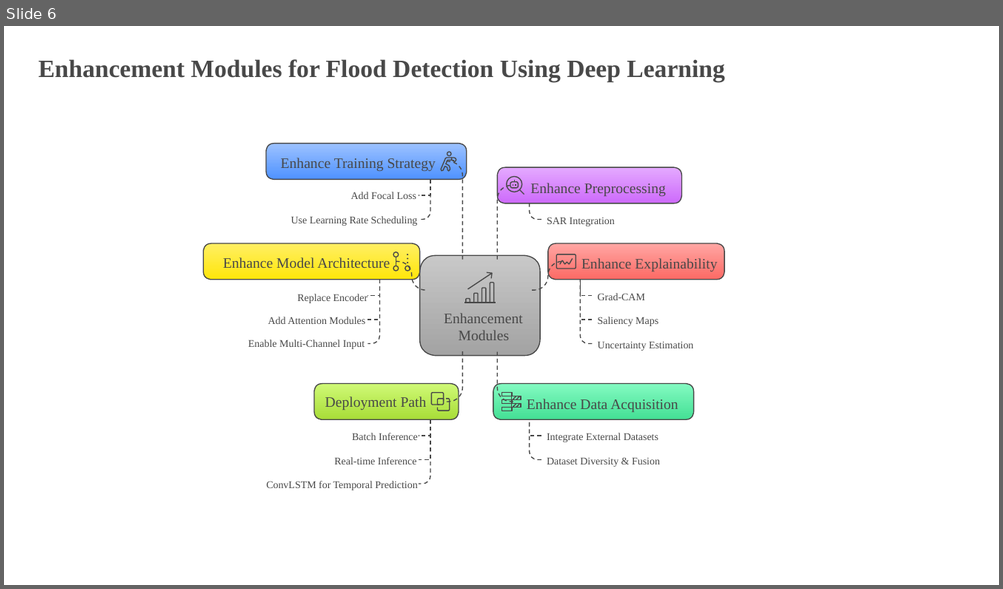
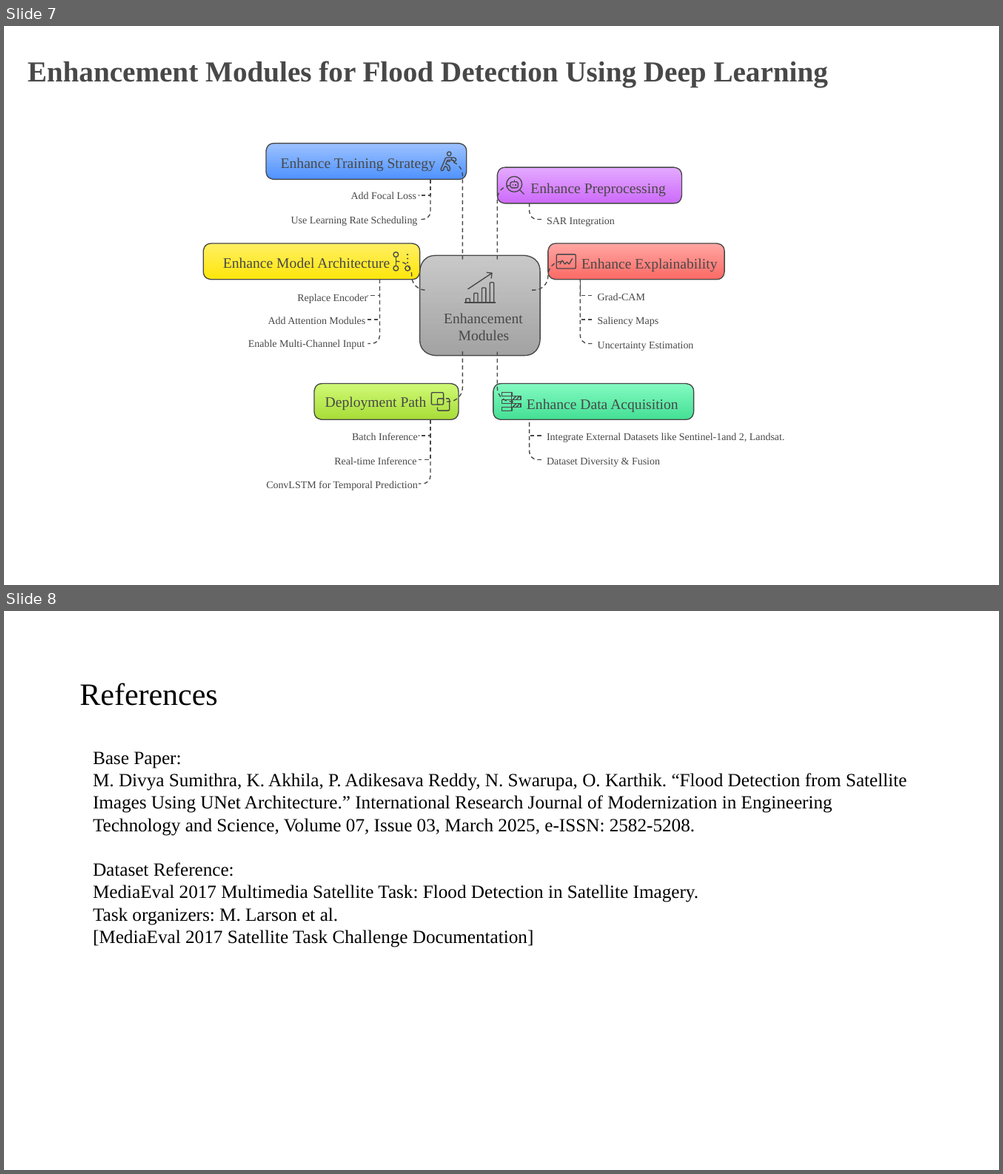
Before and after one commit to mskchaithanyaraj/C14-project-details, a slide deck: PPT/C14 - PPT.pptx. Shown one above the other, each under a label of ours: slide 6 before the commit, slides 7 and 8 after it. The pictures are 1003x589 and 1003x1174 pixels, drawn with LibreOffice and Linux fonts; fonts in the diff are those of the drawing. Boxes give left, top, right and bottom in pixels: in the first picture for what was removed or moved away, otherwise in the second. Text is boxed around its words. In the diff, an @@ line names an element or a change of style, - is before the commit and + after.

```diff
--- a/PPT/C14 - PPT.pptx
+++ b/PPT/C14 - PPT.pptx
@@ slide 8 added at [4, 611, 999, 1170], background #FFFFFF @@
@@ title added at [79, 683, 217, 706], 30 pt, text #000000 @@
+References
@@ text added at [93, 752, 906, 948], 18 pt, text #000000 @@
+Base Paper:
+M. Divya Sumithra, K. Akhila, P. Adikesava Reddy, N. Swarupa, O. Karthik. “Flood Detection from Satellite Images Using UNet Architecture.” International Research Journal of Modernization in Engineering Technology and Science, Volume 07, Issue 03, March 2025, e-ISSN: 2582-5208.
+Dataset Reference:
+MediaEval 2017 Multimedia Satellite Task: Flood Detection in Satellite Imagery.
+Task organizers: M. Larson et al.
+[MediaEval 2017 Satellite Task Challenge Documentation]
@@ what was slide 6 is now slide 7 @@
@@ slide 7 changed as well @@
@@ text "Enhancement Modules for Flood Detection ..." at [28, 61, 828, 87]: size 24 to 28 pt @@
@@ text at [546, 433, 785, 443]: text changed @@
-Integrate External Datasets
+Integrate External Datasets like Sentinel-1and 2, Landsat.
```
Also in this commit, not shown: 3 other slides changed, 3 other slides added, 3 slides removed, 1 other file.
